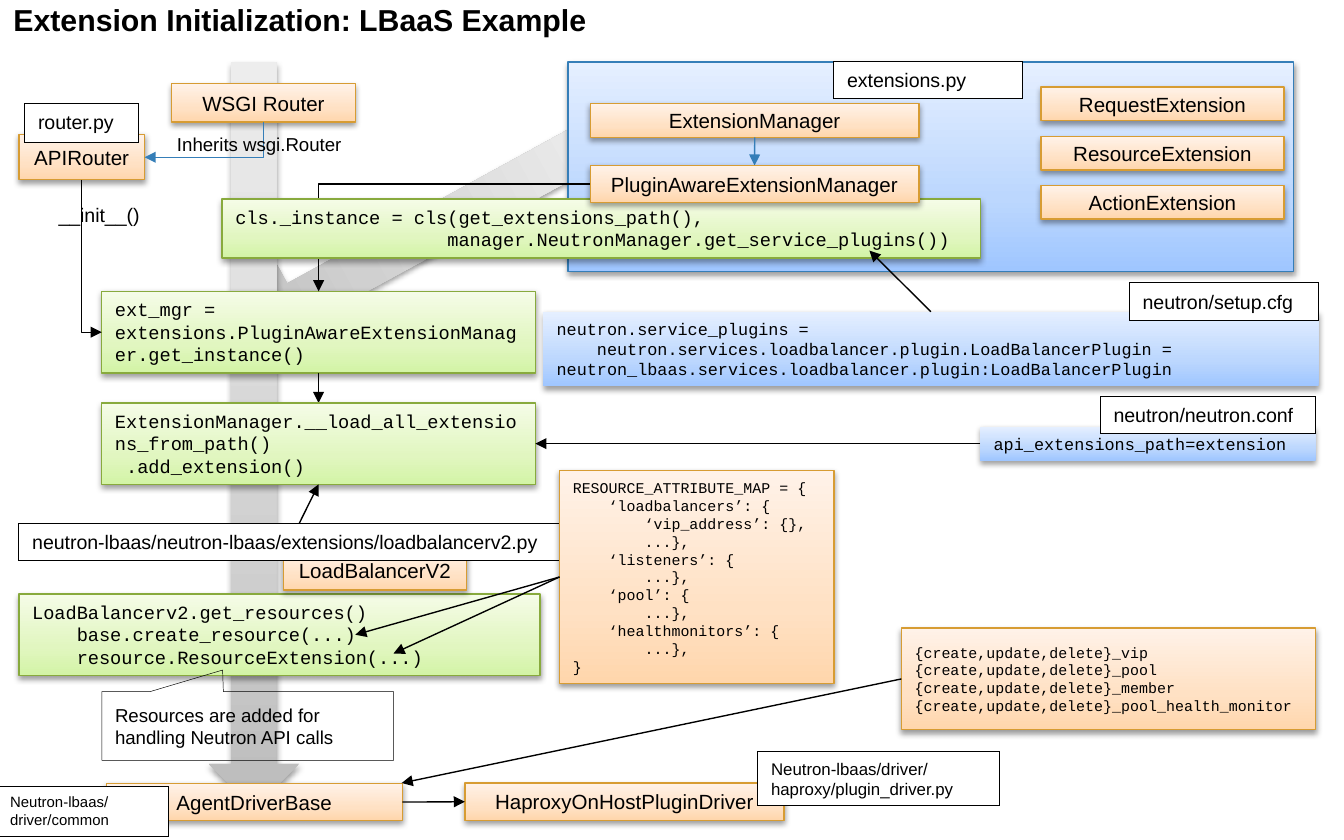
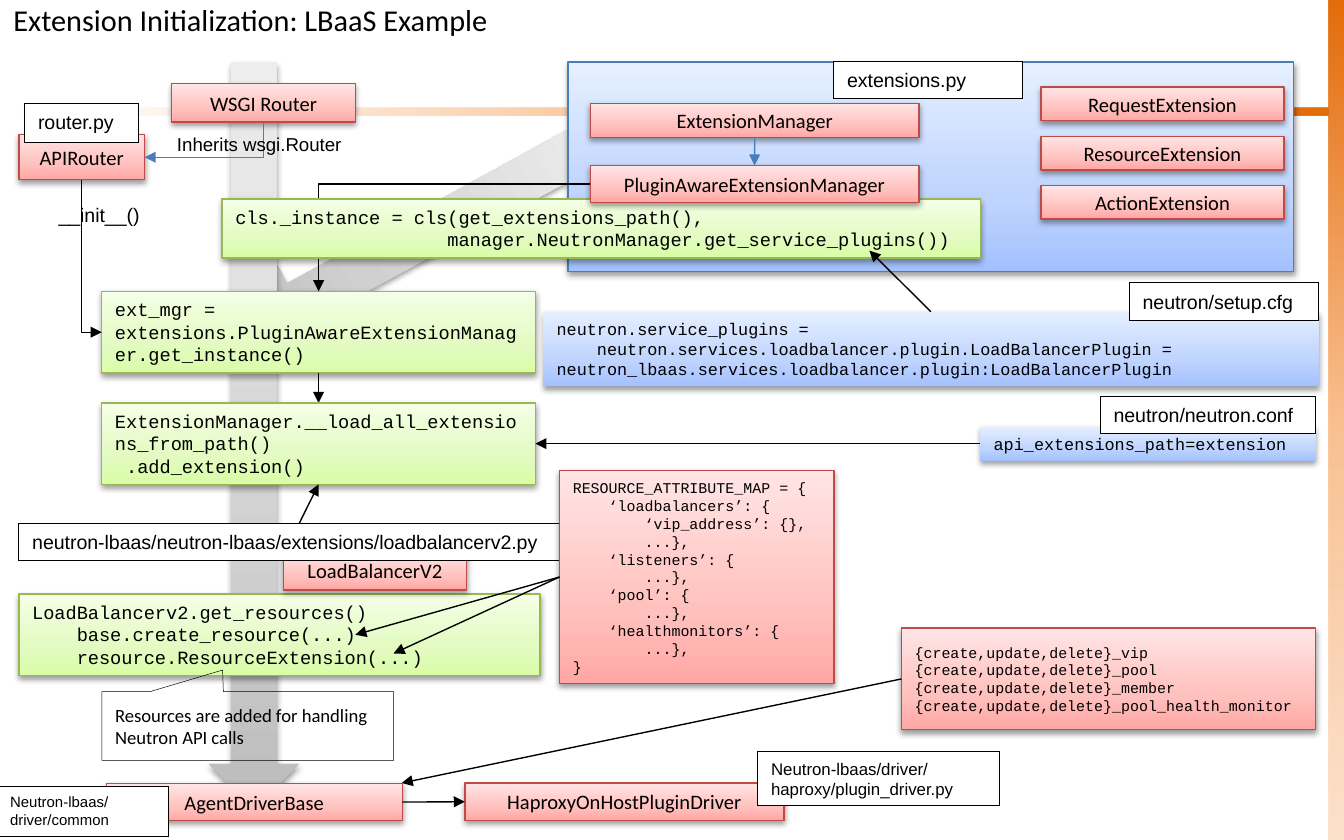
Before and after one commit to sknrao/openstack-neutron-revengg, a slide deck: slide 18 of OS-Neutron-Service-Plugin.pptx (slide 16 before the commit). Drawn at 1344x840 pixels with LibreOffice and Linux fonts; fonts in the diff are those of the drawing. Boxes give left, top, right and bottom in pixels: in the first picture for what was removed or moved away, otherwise in the second. Text is boxed around its words. In the diff, an @@ line names an element or a change of style, - is before the commit and + after.

Commit message:
Updating Neutron Advanced Services for theme
Updated the Neutron Advanced Services slides with the theme. Minor
alignment of slides and content. No changes made to the content

```diff
--- a/OS-Neutron-Service-Plugin.pptx
+++ b/OS-Neutron-Service-Plugin.pptx
@@ title "Extension Initialization: LBaaS Example" at bbox=[13, 10, 487, 36]: font Arial to Calibri, bold off @@
@@ rectangle added at bbox=[1328, 0, 1344, 840], fill gradient #E46C0A to #FAC090 to #FCD5B5 @@
@@ rectangle at bbox=[569, 62, 1294, 271]: fill gradient #A0C8FF to #BCD7FF to #E5F0FF to gradient #A4C4FF to #BFD4FF to #E6EEFF; outline #367EB9 0.75 pt to #4B7EBC 0.75 pt @@
@@ rectangle added at bbox=[16, 108, 1328, 116], fill gradient #E46C0A to #FAC090 to #FCD5B5 @@
@@ elbow arrow (263, 122) - (145, 157): stroke #367EB9 0.75 pt to #4B7EBC 0.75 pt @@
@@ arrow (755, 137) - (754, 165): stroke #367EB9 0.75 pt to #4B7EBC 0.75 pt @@
@@ fill gradient #D5F4A6 to #E0F6C1 to #F3FDE7 to gradient #DAFDA7 to #E4FCC2 to #F5FFE7; outline #89AA3E 0.75 pt to #98B955 0.75 pt in 4 elements at bbox=[19, 594, 540, 676], bbox=[102, 292, 536, 374], bbox=[222, 199, 980, 258], bbox=[102, 403, 536, 485] @@
@@ rectangle "RESOURCE_ATTRIBUTE_MAP = {" at bbox=[559, 470, 833, 684]: fill gradient #FFD6AD to #FFE1C5 to #FFF3E9 to gradient #FFA6A5 to #FFC0BF to #FFE7E7; outline #D79D34 0.75 pt to #BF4C48 0.75 pt @@
@@ rectangle "{create,update,delete}_vip" at bbox=[902, 628, 1316, 730]: fill gradient #FFD6AD to #FFE1C5 to #FFF3E9 to gradient #FFA6A5 to #FFC0BF to #FFE7E7; outline #D79D34 0.75 pt to #BF4C48 0.75 pt @@
@@ speech box "Resources are added for handling ..." at bbox=[102, 692, 394, 761]: font Arial to Calibri @@
@@ font Arial to Calibri; fill gradient #FFD6AD to #FFE1C5 to #FFF3E9 to gradient #FFA6A5 to #FFC0BF to #FFE7E7; outline #D79D34 0.75 pt to #BF4C48 0.75 pt in 10 elements at bbox=[19, 134, 144, 180], bbox=[590, 103, 919, 137], bbox=[1042, 87, 1285, 121], bbox=[1042, 137, 1285, 171], bbox=[1042, 185, 1285, 219], bbox=[172, 83, 356, 122], bbox=[590, 165, 919, 202], bbox=[284, 551, 468, 590], bbox=[106, 784, 402, 820], bbox=[465, 784, 784, 821] @@
```
Also in this commit, not shown: 27 other slides changed.
